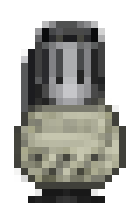
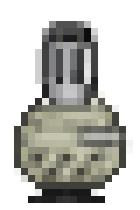
Layers edited between the first and the second w=140, h=210 image:
removed layer "antenna" over (21, 49, 35, 112)
added layer "Layer 1" (78%) above "barrel" over (70, 119, 133, 154)
painted on "barrel" over (28, 21, 105, 112)
